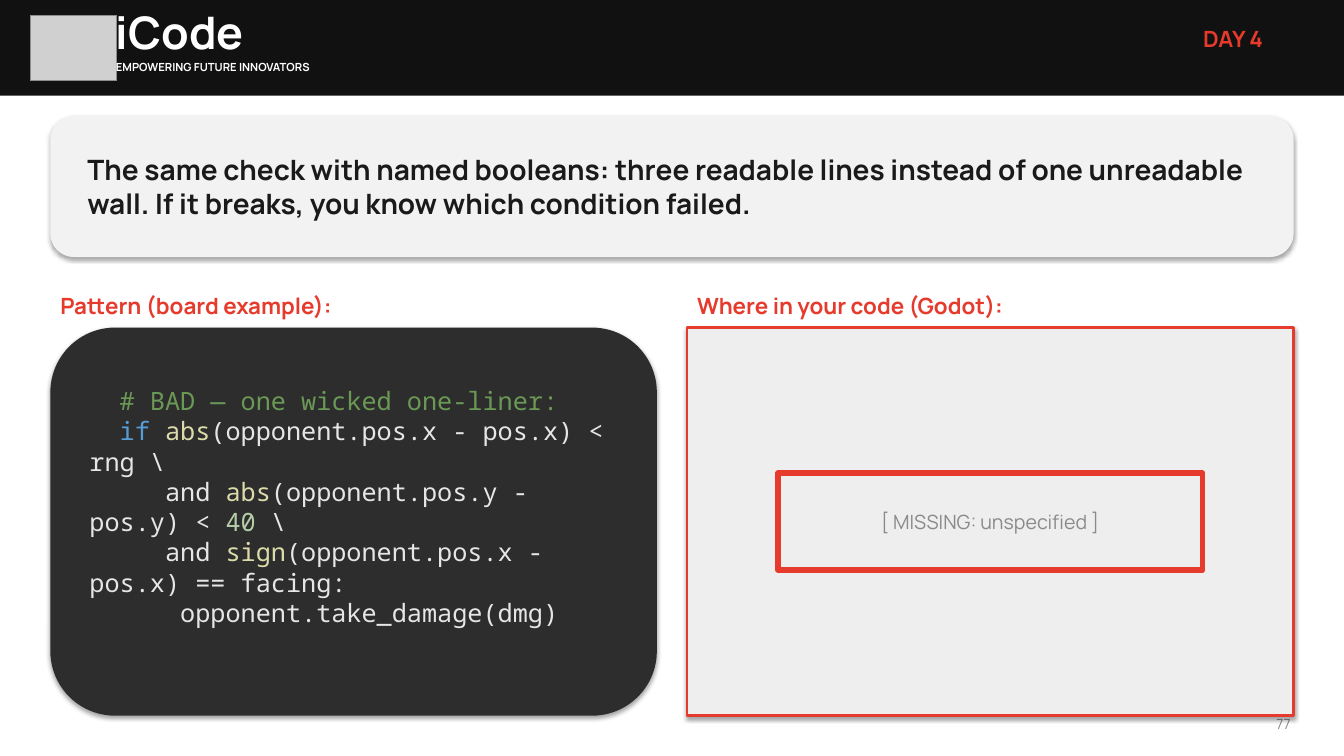
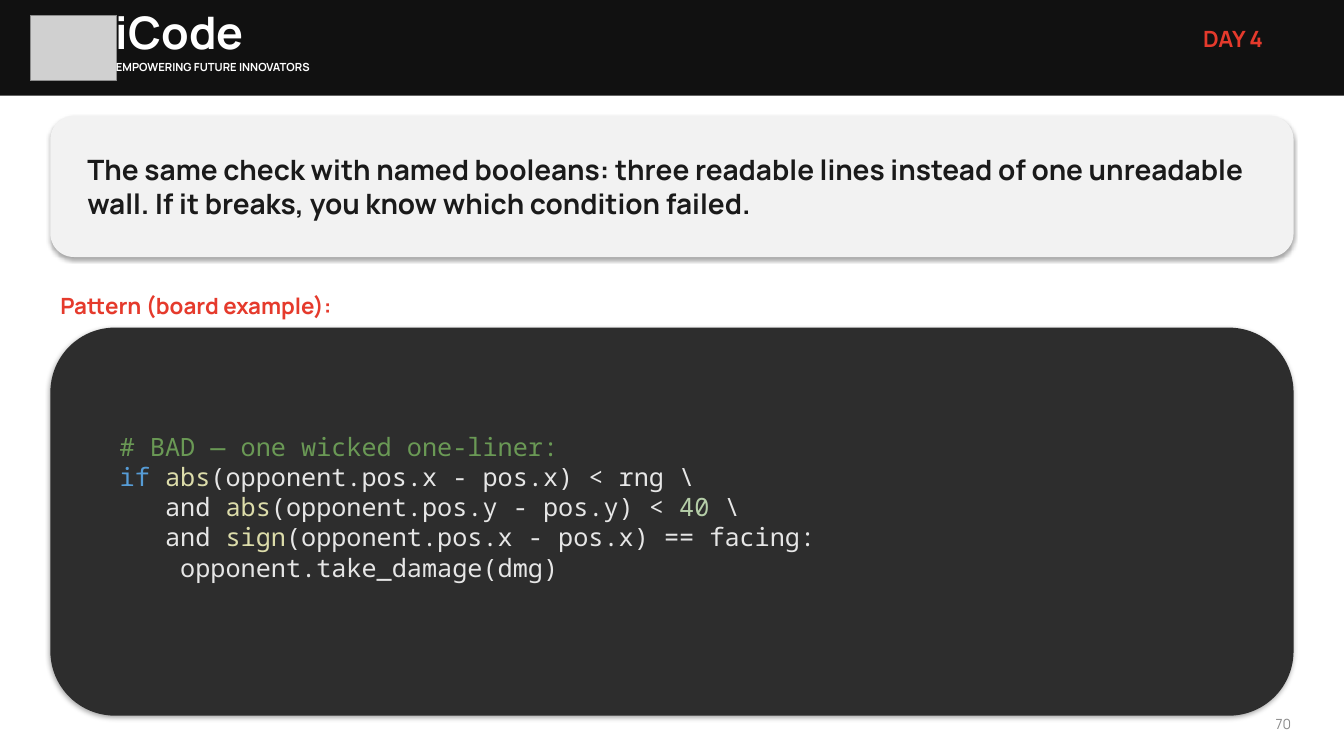
Before and after one commit to Westopoli/iCodeVRCamp, a slide deck: slide 70 of slides/out/Day4.pptx (slide 77 before the commit). Drawn at 1344x756 pixels with LibreOffice and Linux fonts; fonts in the diff are those of the drawing; grey boxes stand for pictures. Boxes give left, top, right and bottom in pixels: in the first picture for what was removed or moved away, otherwise in the second. Text is boxed around its words. In the diff, an @@ line names an element or a change of style, - is before the commit and + after.

```diff
--- a/slides/out/Day4.pptx
+++ b/slides/out/Day4.pptx
@@ text removed at <box>697,295,1003,320</box> @@
-Where in your code (Godot):
@@ rounded rectangle "# BAD — one wicked ...": place and size @@
-rounded rectangle "# BAD — one wicked ..." at <box>50,328,657,716</box>
+rounded rectangle "# BAD — one wicked ..." at <box>50,328,1294,716</box>
@@ rectangle removed at <box>688,328,1295,716</box> @@
-[ MISSING: unspecified ]
@@ rectangle removed at <box>778,473,1203,570</box> @@
@@ text at <box>1276,719,1292,729</box>: text changed @@
-77
+70
```
Also in this commit, not shown: 86 other slides changed, 27 slides removed, 32 other files.
